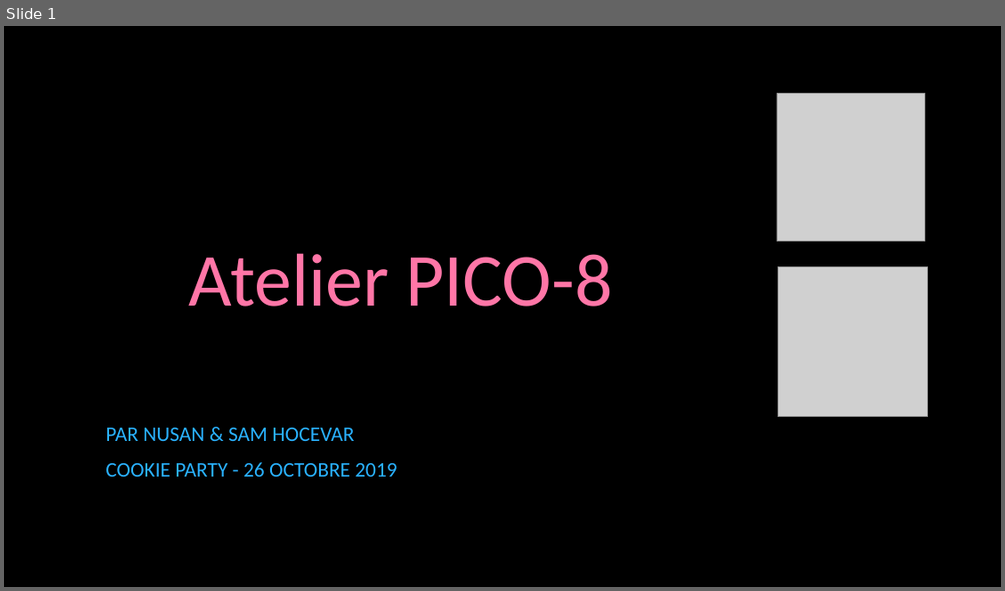
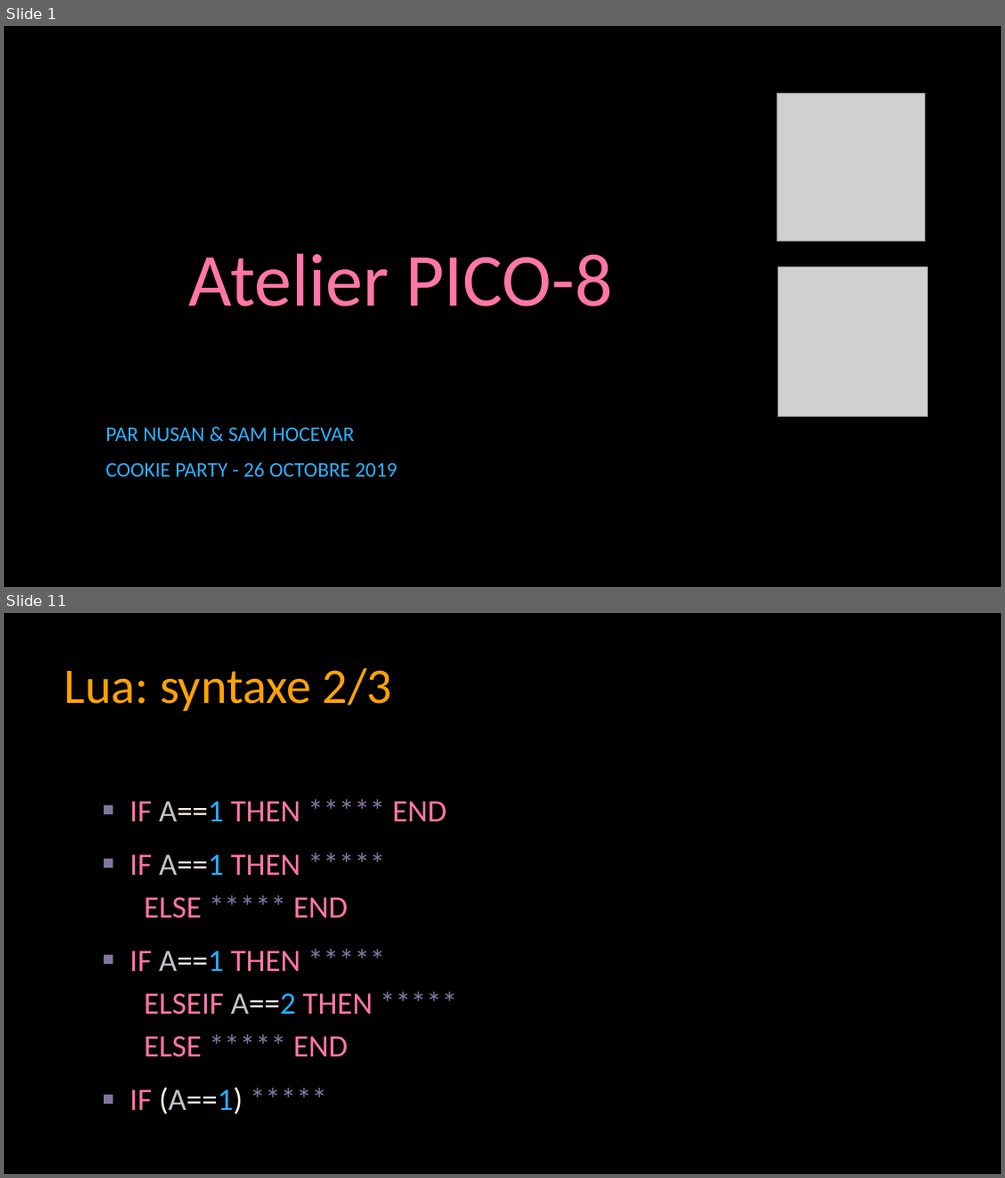
Before and after one commit to samhocevar/cookie-party-pico8-workshop, a slide deck: pico8-workshop.pptx. Shown one above the other, each under a label of ours: slide 1 before the commit, slides 1 and 11 after it; the slides between them are not shown. The pictures are 1005x591 and 1005x1178 pixels, drawn with LibreOffice and Linux fonts; fonts in the diff are those of the drawing; grey boxes stand for pictures; background and template pictures are left out. Boxes give left, top, right and bottom in pixels: in the first picture for what was removed or moved away, otherwise in the second. Text is boxed around its words. In the diff, an @@ line names an element or a change of style, - is before the commit and + after.

```diff
--- a/pico8-workshop.pptx
+++ b/pico8-workshop.pptx
@@ slide 11 added at bbox=[4, 613, 1001, 1174], background picture (left out) @@
@@ title added at bbox=[65, 668, 392, 711], 48 pt, text #FFA300 @@
+Lua: syntaxe 2/3
@@ text added at bbox=[129, 801, 446, 1114], 30 pt, text #FF76A7 @@
+▪ IF A==1 THEN ***** END
+▪ IF A==1 THEN *****
+  ELSE ***** END
+▪ IF A==1 THEN *****
+  ELSEIF A==2 THEN *****
+  ELSE ***** END
+▪ IF (A==1) *****
```
Also in this commit, not shown: 4 slides changed, 21 other slides added, 1 other file.
